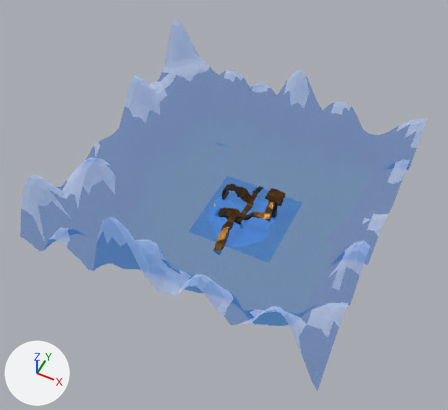
One commit to the Blender file Assets/BlenderFiles/terrain.blend: the scene before it, then after it.
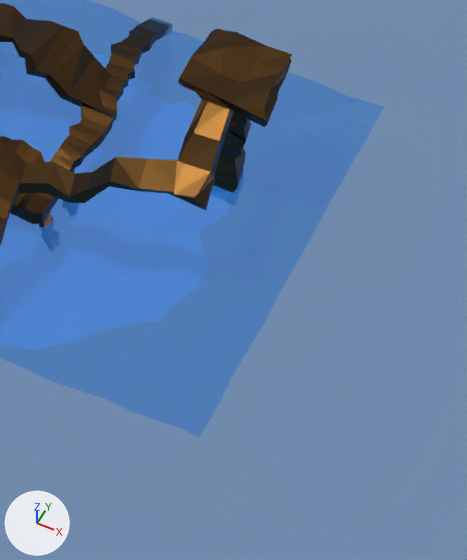
There are two pictures of each version: one whole from a camera (50 mm lens) standing at (122.2, -261.1, 334.7) and looking at (0.0, -16.6, 29.2), one close up on the part from 52% to 71% of the width and 45% to 70% of the height. The axes (+X, +Y, +Z) are drawn at lower left. The lights are the same throughout.

The first close-up shows 'Terrain', 'Tower', 'Water'.
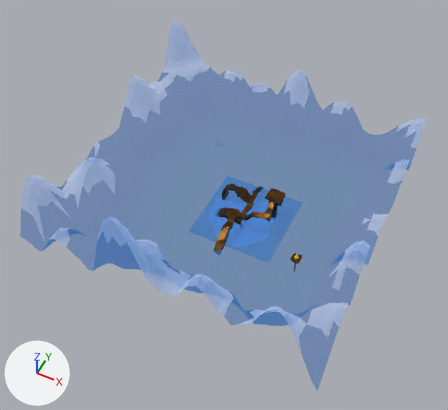
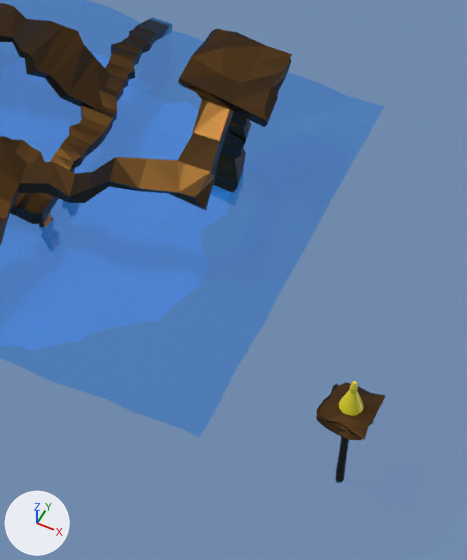
Pixel boxes (x1, y1, x2, y2) of what changed, in the close-ups (467 x 560 px; the box of a moved part takes in the faces that stretch with it):
```json
{"object": "SpawnZone", "change": "added", "after": [316, 382, 386, 482]}
{"object": "HUMAN", "change": "moved", "after": [339, 381, 364, 416], "on screen": "not visible before"}
{"part": 1, "of": "me_cube", "change": "moved or reshaped", "before": [174, 98, 210, 208], "after": [177, 98, 210, 208]}
```

Scene script edits in JSON lines:
```json
{"block": "me_cube", "where": "# used by ob_tower; location = (0.0, 0.0, 0.0)"}
{"op": "remove", "block": "me_cube", "code": "me_cube.from_pydata(...)  # 580 vertices, 566 faces; spans x -16.0..31.1, y -35.1..35.6, z -5.3..21.6"}
{"op": "add", "block": "me_cube", "code": "me_cube.from_pydata(...)  # 578 vertices, 566 faces; spans x -16.0..31.1, y -35.1..35.6, z -5.3..21.6"}
{"block": "me_cube", "change": "me_cube part 1"}
{"block": "me_cube", "change": "2 vertices are removed from x 21.7..24.0, y -4.0..5.5, z 14.7..15.3"}
{"block": "me_cube", "change": "6 faces are deleted"}
{"block": "me_cube", "change": "1 vertex moves from x 21.6, y 4.7, z 15.6 to x 22.4, y 4.8, z 15.6"}
{"block": "me_cube", "change": "6 new faces join them"}
{"op": "add", "block": "me_cylinder_002", "code": ["me_cylinder_002 = bpy.data.meshes.new('Cylinder.002')", "me_cylinder_002.from_pydata(...)  # 251 vertices, 243 faces; spans x 52.32..59.11, y -27.83..-20.87, z -0.46..14.46", "me_cylinder_002.materials.append(mat_tower)"]}
{"op": "set", "path": "ob_human.location", "old": "(-17.0, 2.5, 0.9)", "new": "(56.0, -24.4, 15.5)"}
{"op": "add", "block": "ob_spawnzone", "code": ["ob_spawnzone = bpy.data.objects.new('SpawnZone', me_cylinder_002)", "ob_spawnzone.location = (0.0, 0.0, 0.0)"]}
```
